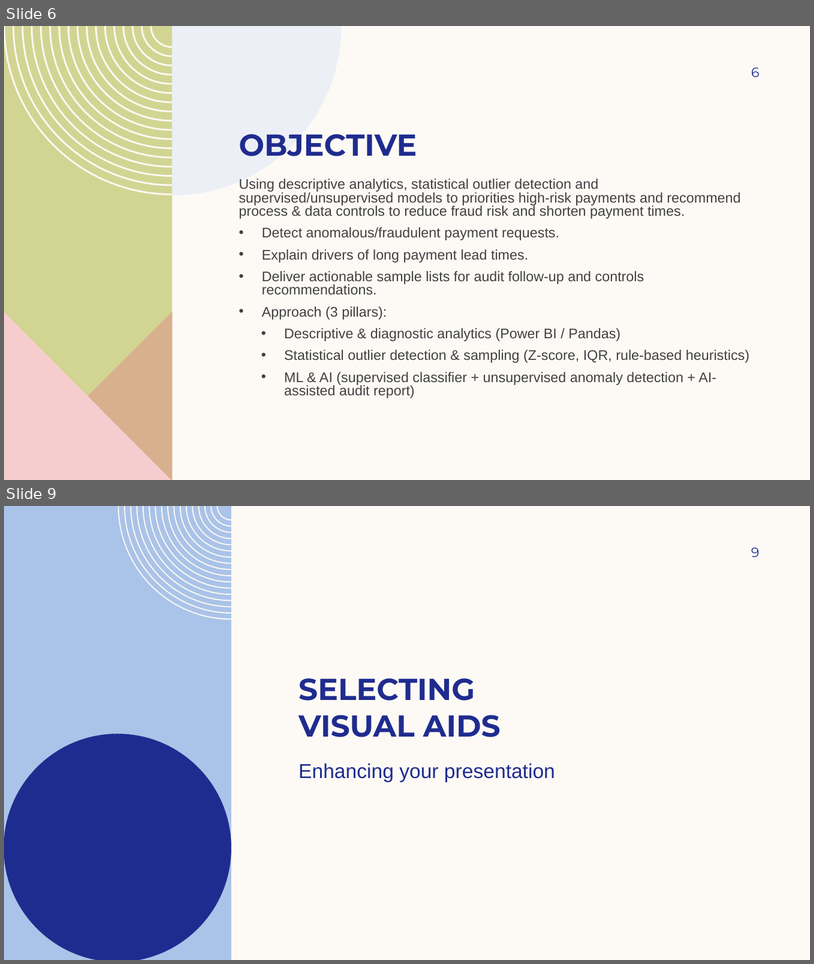
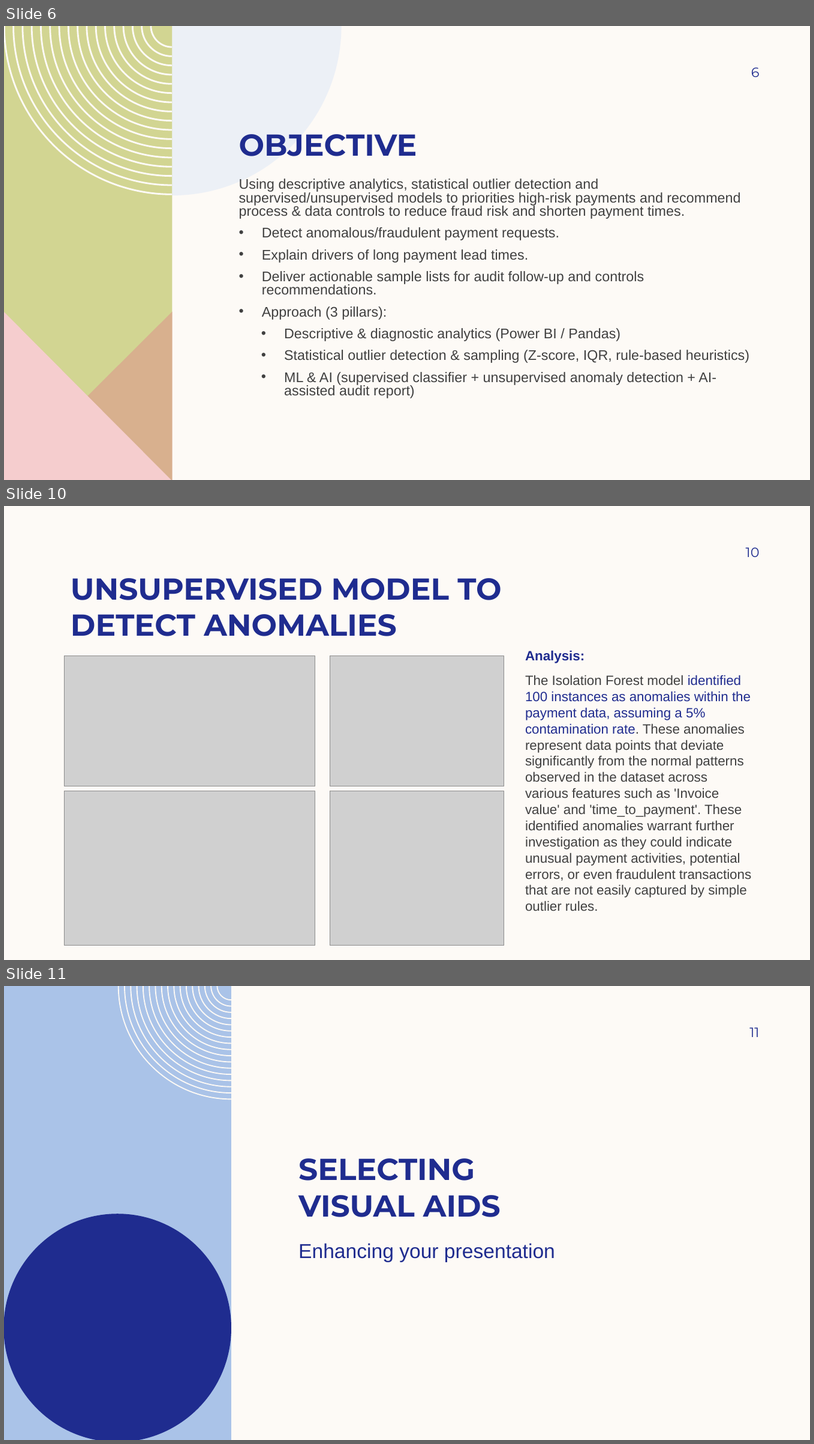
Before and after one commit to bsharma06/bupa_case_study, a slide deck: docs/presentation_v1.0.pptx. Shown one above the other, each under a label of ours: slides 6 and 9 before the commit, slides 6, 10 and 11 after it; the slides between them are not shown. The pictures are 814x964 and 814x1444 pixels, drawn with LibreOffice and Linux fonts; fonts in the diff are those of the drawing; grey boxes stand for pictures; background and template pictures are left out. Boxes give left, top, right and bottom in pixels: in the first picture for what was removed or moved away, otherwise in the second. Text is boxed around its words. In the diff, an @@ line names an element or a change of style, - is before the commit and + after.

Commit message:
model refinement and ppt update

```diff
--- a/docs/presentation_v1.0.pptx
+++ b/docs/presentation_v1.0.pptx
@@ slide 10 added at [4, 506, 810, 960], background #FDFAF6 @@
@@ page number added at [746, 547, 760, 557], 16 pt, text #1F2C8F @@
+10
@@ title added at [71, 578, 501, 636], 36 pt, text #1F2C8F, bold @@
+UNSUPERVISED MODEL TO DETECT ANOMALIES
@@ picture added at [65, 656, 315, 786] @@
@@ picture added at [330, 656, 504, 786] @@
@@ text added at [525, 650, 752, 910], 16 pt, text #404040 @@
+Analysis:
+The Isolation Forest model identified 100 instances as anomalies within the payment data, assuming a 5% contamination rate. These anomalies represent data points that deviate significantly from the normal patterns observed in the dataset across various features such as 'Invoice value' and 'time_to_payment'. These identified anomalies warrant further investigation as they could indicate unusual payment activities, potential errors, or even fraudulent transactions that are not easily captured by simple outlier rules.
@@ picture added at [65, 791, 315, 945] @@
@@ picture added at [330, 791, 504, 945] @@
@@ what was slide 9 is now slide 11 @@
@@ page number at [750, 1027, 759, 1037]: text changed @@
-9
+11
```
Also in this commit, not shown: 3 slides changed, 1 other slide added, 4 other files.
